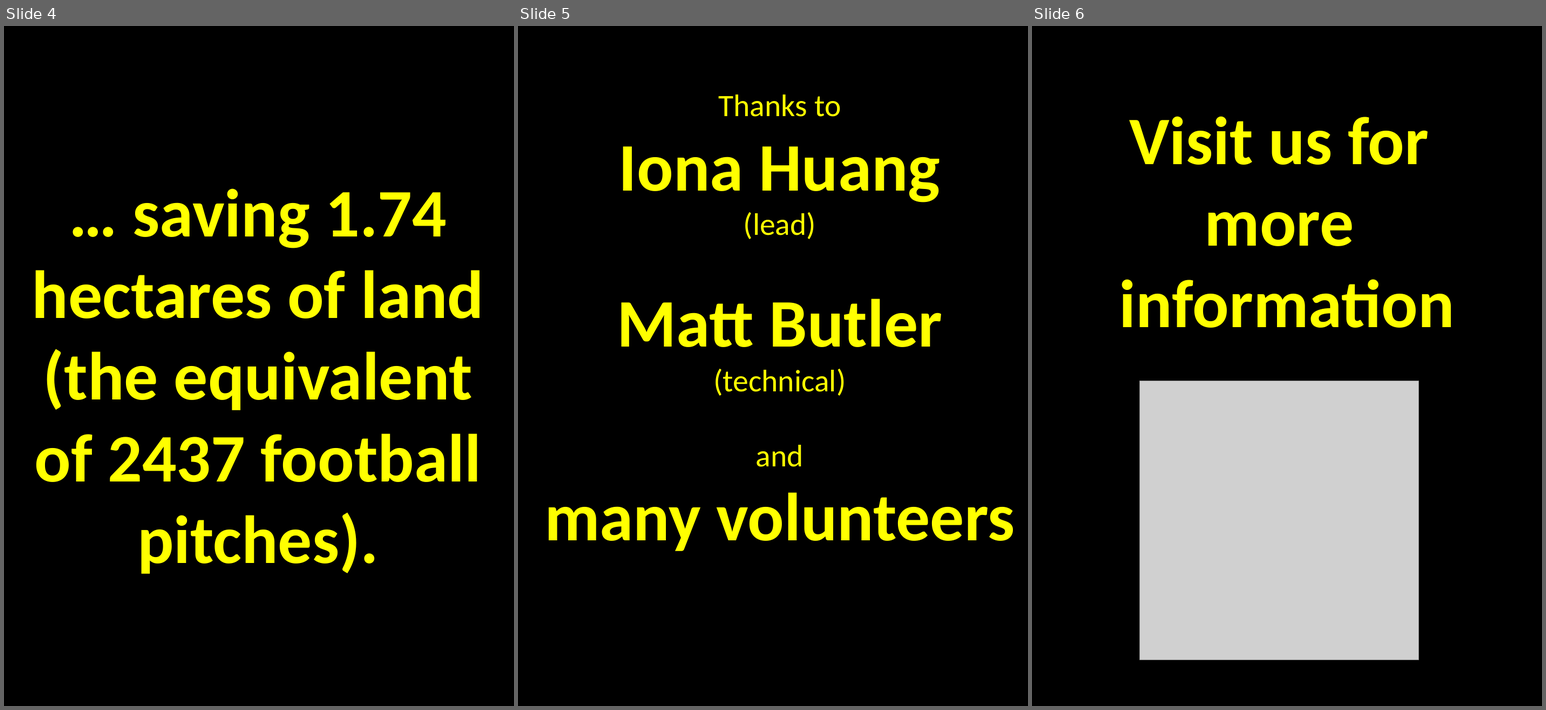
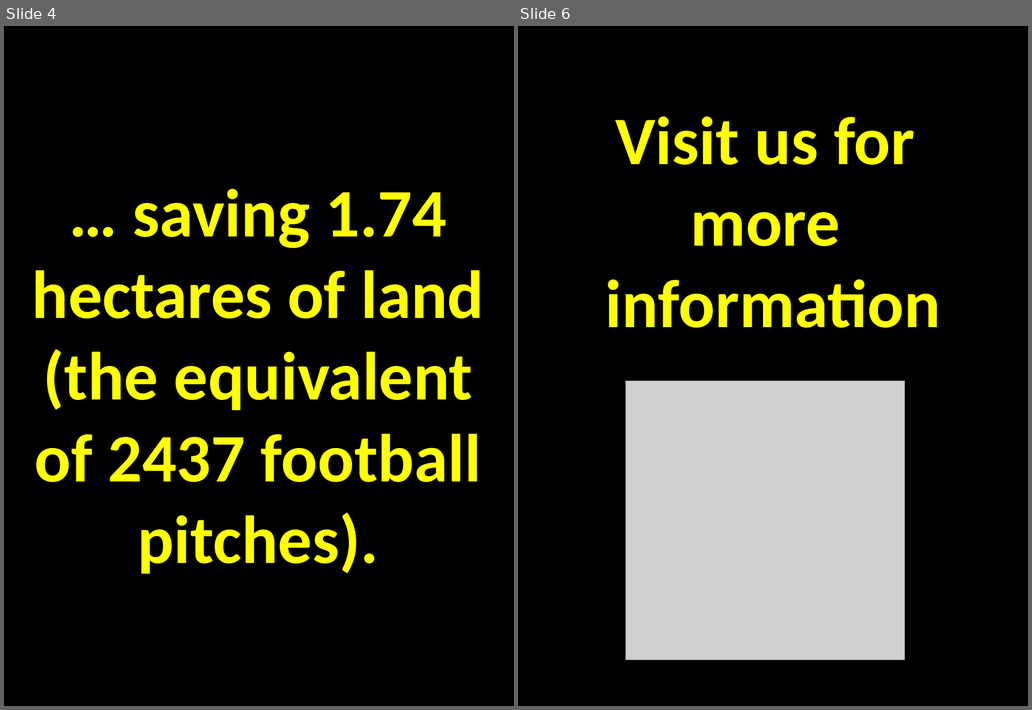
Before and after one commit to Jamess200/FoodBank, a slide deck: ppt9C47_v2.pptm. Shown side by side, each under a label of ours: slides 4, 5 and 6 before the commit, slides 4 and 6 after it; the slides between them are not shown. The pictures are 1546x710 and 1032x710 pixels, drawn with LibreOffice and Linux fonts; fonts in the diff are those of the drawing; grey boxes stand for pictures. Boxes give left, top, right and bottom in pixels: in the first picture for what was removed or moved away, otherwise in the second. Text is boxed around its words. In the diff, an @@ line names an element or a change of style, - is before the commit and + after.

```diff
--- a/ppt9C47_v2.pptm
+++ b/ppt9C47_v2.pptm
@@ slide 5 removed at (518, 26, 1028, 706), background #000000 @@
@@ text removed at (544, 95, 1015, 551) @@
-Thanks to
-Iona Huang
-(lead)
-Matt Butler
-(technical)
-and
-many volunteers
```
Also in this commit, not shown: 1 slide changed, 1 slide added.
